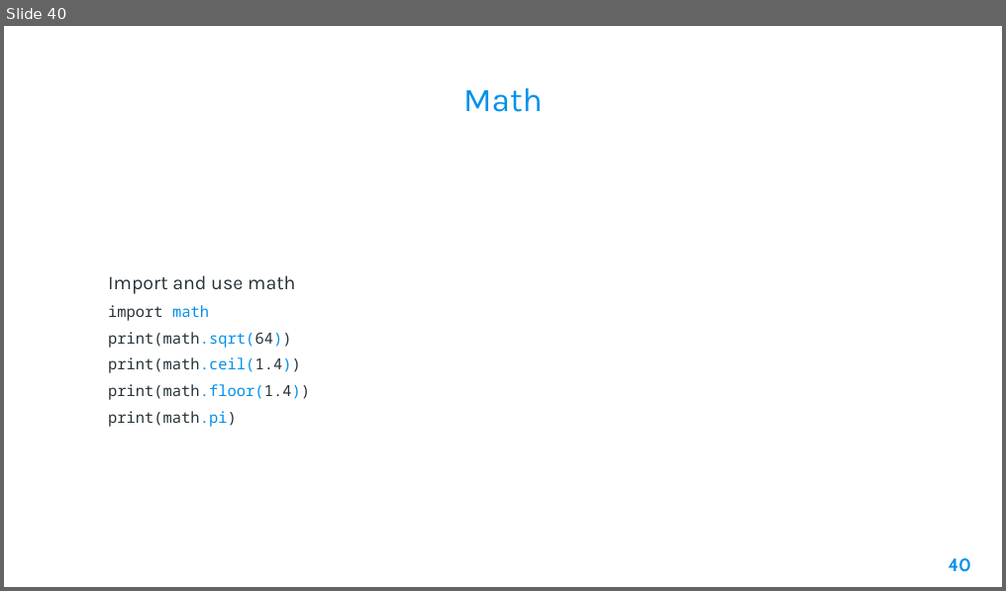
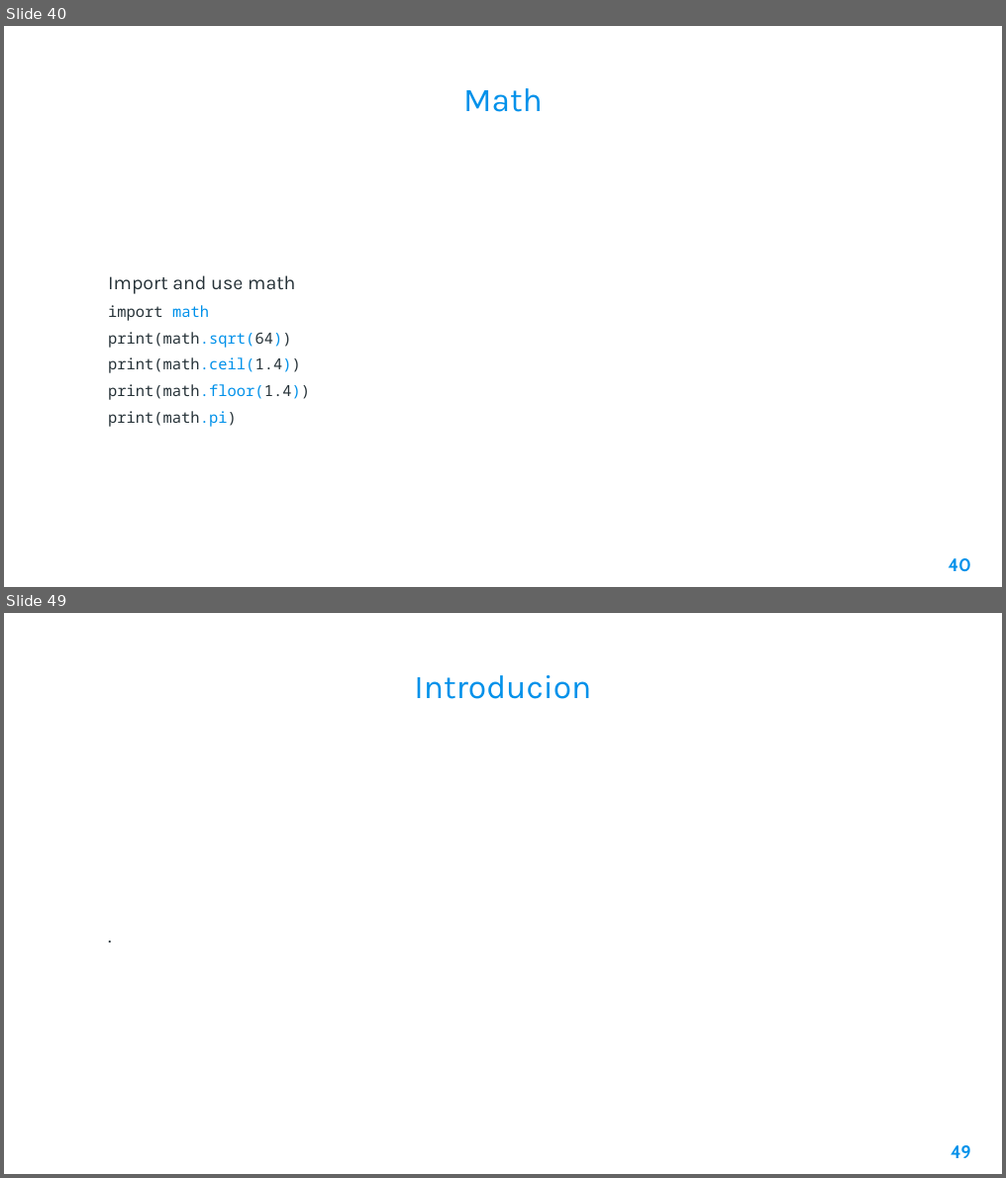
Before and after one commit to AleeRezaa/learn-python, a slide deck: Python.pptx. Shown one above the other, each under a label of ours: slide 40 before the commit, slides 40 and 49 after it; the slides between them are not shown. The pictures are 1006x591 and 1006x1178 pixels, drawn with LibreOffice and Linux fonts; fonts in the diff are those of the drawing; background and template pictures are left out. Boxes give left, top, right and bottom in pixels: in the first picture for what was removed or moved away, otherwise in the second. Text is boxed around its words. In the diff, an @@ line names an element or a change of style, - is before the commit and + after.

```diff
--- a/Python.pptx
+++ b/Python.pptx
@@ slide 49 added at (4, 613, 1002, 1174), background picture (left out) @@
@@ title added at (414, 675, 591, 699), 24 pt, text #0091EA @@
+Introducion
@@ text added at (90, 738, 916, 1134), 14 pt, text #263238 @@
+.
@@ page number added at (950, 1146, 971, 1158), 13 pt, text #0091EA, bold @@
+49
```
Also in this commit, not shown: 9 slides changed, 5 other slides added, 1 slide removed.
